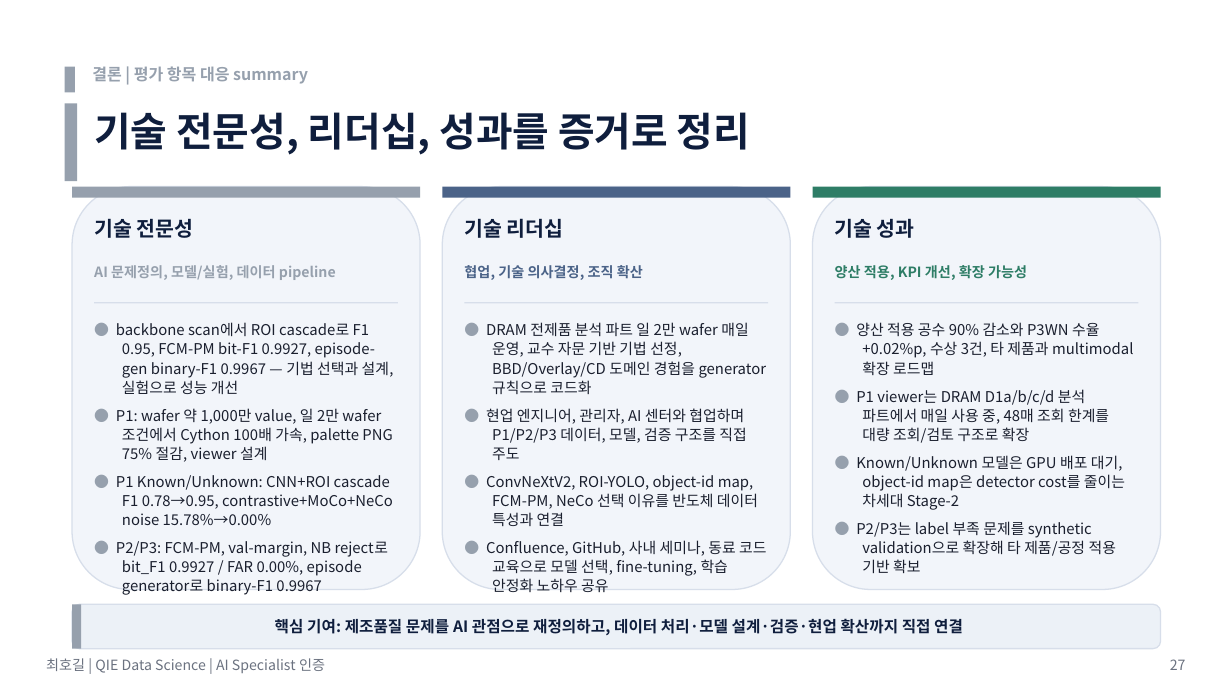
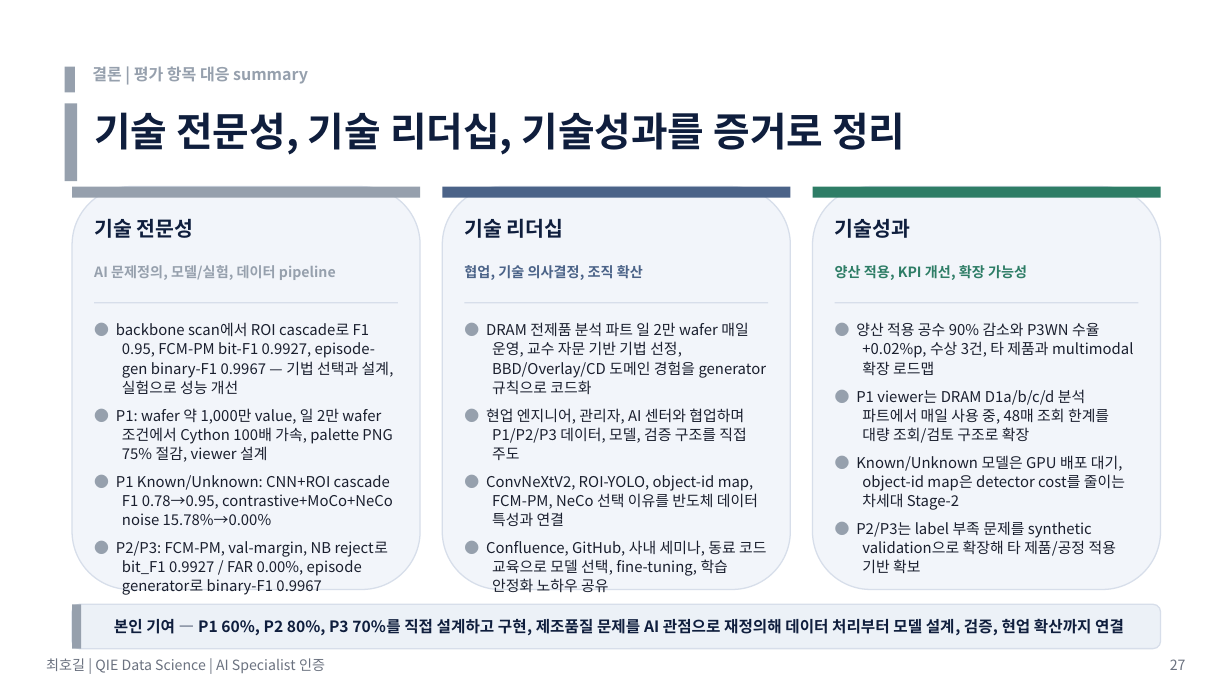
Before and after one commit to hogil/fbm_paper, a slide deck: slide 27 of recommendation/presentation/'26년 AI Specialist 면접 심사 자료_메모리사업부_최호길_평가항목_summary.pptx. Drawn at 1232x693 pixels with LibreOffice and Linux fonts; fonts in the diff are those of the drawing. Boxes give left, top, right and bottom in pixels: in the first picture for what was removed or moved away, otherwise in the second. Text is boxed around its words. In the diff, an @@ line names an element or a change of style, - is before the commit and + after.

```diff
--- a/recommendation/presentation/'26년 AI Specialist 면접 심사 자료_메모리사업부_최호길_평가항목_summary.pptx
+++ b/recommendation/presentation/'26년 AI Specialist 면접 심사 자료_메모리사업부_최호길_평가항목_summary.pptx
@@ text at (94, 112, 905, 155): text changed @@
-기술 전문성, 리더십, 성과를 증거로 정리
+기술 전문성, 기술 리더십, 기술성과를 증거로 정리
@@ text at (835, 218, 910, 238): spaces changed @@
-기술 성과
+기술성과
@@ text at (114, 618, 1124, 635): text changed @@
-핵심 기여: 제조품질 문제를 AI 관점으로 재정의하고, 데이터 처리·모델 설계·검증·현업 확산까지 직접 연결
+본인 기여 — P1 60%, P2 80%, P3 70%를 직접 설계하고 구현, 제조품질 문제를 AI 관점으로 재정의해 데이터 처리부터 모델 설계, 검증, 현업 확산까지 연결
```
Also in this commit, not shown: 4 other slides changed, 2 other files.
